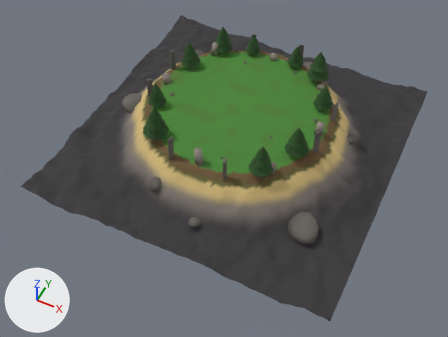
A saved change to the glTF model godot4/art/arena/island.glb.
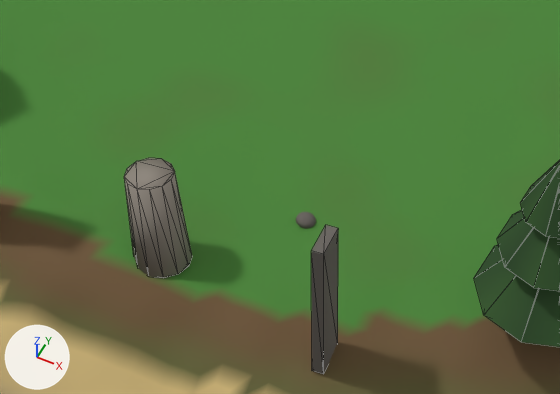
The first picture shows the older version from a 50 mm lens placed at (19.3, -42.1, 42.4), pointed at (0.5, -4.6, -4.5). The close-ups show the older and then the newer version on the part from 39% to 58% of the width and 36% to 55% of the height of that picture. Only the edits that show in the close-ups are written down. The axes (+X, +Y, +Z) are drawn at lower left. The lights are the same throughout. The close-ups show mesh edges as thin lines. Where no turn or scale is listed for an object, it has been applied to the vertices.

The scene before the commit, as lines of its bpy script (objects in view):
```python
me_column_03_mesh = bpy.data.meshes.new('Column_03_mesh')
me_column_03_mesh.from_pydata(...)  # 24 vertices, 44 faces; spans x -0.59..0.42, y -0.42..0.47, z -0.07..1.64
me_column_03_mesh.materials.append(mat_stonevc)
me_islandmesh = bpy.data.meshes.new('IslandMesh')
me_islandmesh.from_pydata(...)  # 17161 vertices, 33800 faces; spans x -16.0..16.0, y -16.0..16.0, z -4.9..0.2
me_islandmesh.materials.append(mat_stonevc)
me_tree_02_mesh = bpy.data.meshes.new('Tree_02_mesh')
me_tree_02_mesh.from_pydata(...)  # 76 vertices, 136 faces; spans x -1.09..1.11, y -1.13..1.18, z -0.01..3.44
me_tree_02_mesh.materials.append(mat_stonevc)
ob_column_03 = bpy.data.objects.new('Column_03', me_column_03_mesh)
ob_column_03.location = (0.0, -8.6, -0.01)
ob_island = bpy.data.objects.new('Island', me_islandmesh)
ob_island.location = (0.0, 0.0, 0.0)
ob_tree_02 = bpy.data.objects.new('Tree_02', me_tree_02_mesh)
ob_tree_02.location = (5.5, -7.2, -0.07)
# also in view: 'Monolith_02' at (2.8, -9.0, 0.9)
```
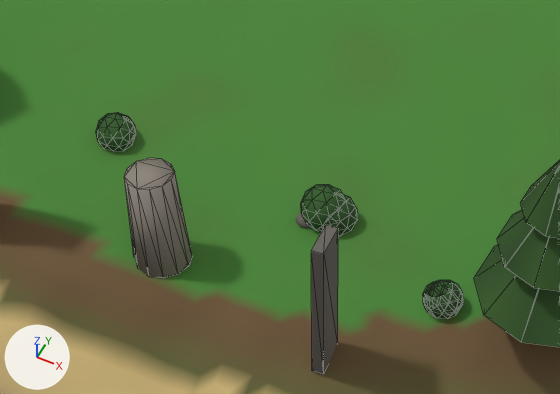
What changed in the scene script:
```text
Add me_bush_10_mesh:
    me_bush_10_mesh.from_pydata(...)  # 126 vertices, 240 faces; spans x -0.325..0.28, y -0.371..0.181, z -0.093..0.494
    me_bush_10_mesh.materials.append(mat_stonevc)
Add me_bush_07_mesh:
    me_bush_07_mesh.from_pydata(...)  # 84 vertices, 160 faces; spans x -0.228..0.36, y -0.336..0.305, z -0.087..0.522
    me_bush_07_mesh.materials.append(mat_stonevc)
Add me_bush_06_mesh:
    me_bush_06_mesh.from_pydata(...)  # 126 vertices, 240 faces; spans x -0.433..0.415, y -0.39..0.317, z -0.111..0.66
    me_bush_06_mesh.materials.append(mat_stonevc)
Add ob_bush_10:
    ob_bush_10 = bpy.data.objects.new('Bush_10', me_bush_10_mesh)
    ob_bush_10.location = (4.0, -7.5, -0.07)
Add ob_bush_07:
    ob_bush_07 = bpy.data.objects.new('Bush_07', me_bush_07_mesh)
    ob_bush_07.location = (-1.8, -6.8, -0.02)
Add ob_bush_06:
    ob_bush_06 = bpy.data.objects.new('Bush_06', me_bush_06_mesh)
    ob_bush_06.location = (1.8, -6.8, -0.08)
```

Changed parts and their boxes [x1, y1, x2, y2] in the close-ups (560 x 394 px):
'Bush_06', added (green): after [301, 185, 357, 236]
'Bush_10', added: after [423, 280, 463, 319]
'Bush_07', added (green): after [96, 113, 136, 152]
